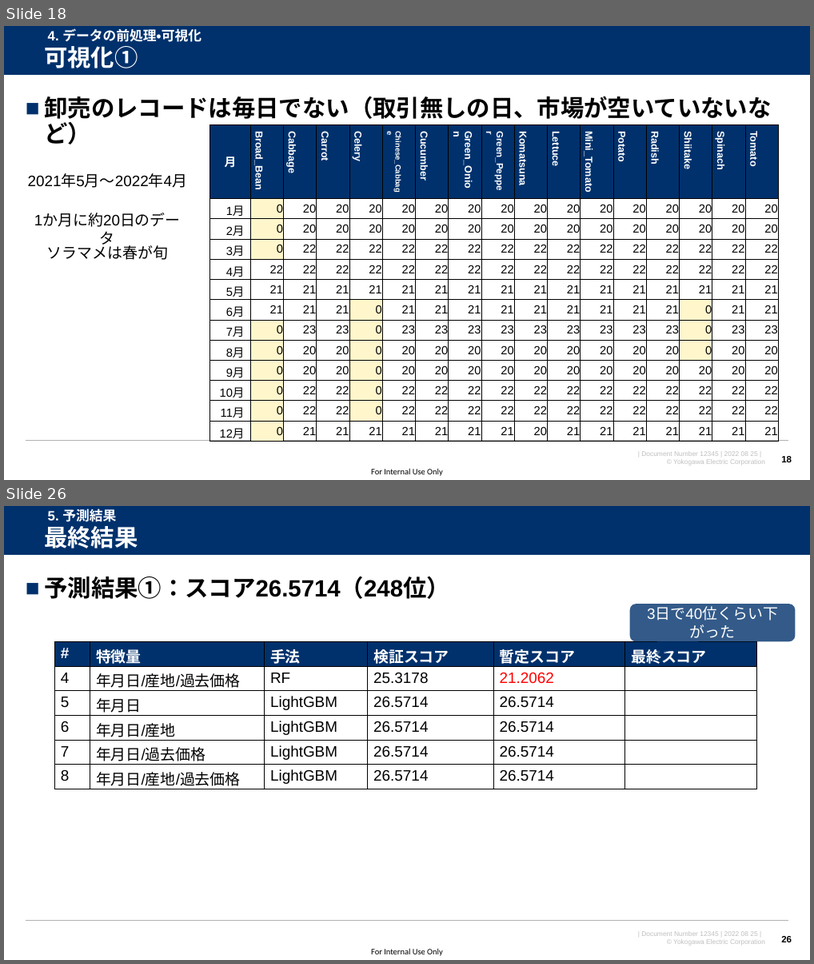
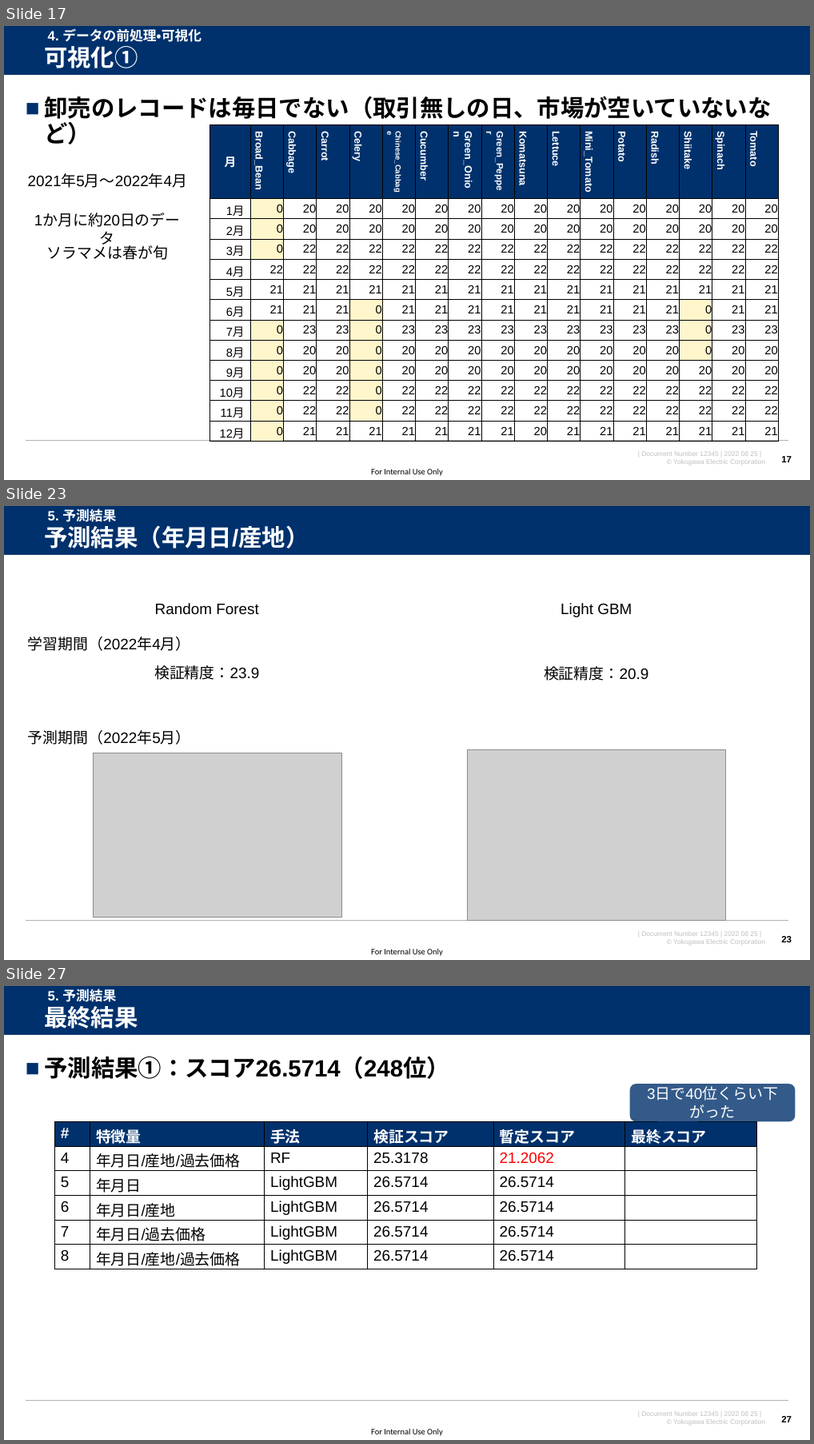
Before and after one commit to watarukumagai-git/opt, a slide deck: MMW/20220825_MMW_kumagai_rev.0.pptx. Shown one above the other, each under a label of ours: slides 18 and 26 before the commit, slides 17, 23 and 27 after it; the slides between them are not shown. The pictures are 814x964 and 814x1444 pixels, drawn with LibreOffice and Linux fonts; fonts in the diff are those of the drawing; grey boxes stand for pictures; background and template pictures are left out. Boxes give left, top, right and bottom in pixels: in the first picture for what was removed or moved away, otherwise in the second. Text is boxed around its words. In the diff, an @@ line names an element or a change of style, - is before the commit and + after.

```diff
--- a/MMW/20220825_MMW_kumagai_rev.0.pptx
+++ b/MMW/20220825_MMW_kumagai_rev.0.pptx
@@ slide 23 added at box(4, 506, 810, 960), background #FFFFFF; not listed: 5 template elements that a slide beside it also shows @@
@@ title added at box(44, 526, 309, 548), 28 pt, text #FFFFFF, bold @@
+予測結果（年月日/産地）
@@ text added at box(48, 508, 116, 522), 16 pt, text #FFFFFF, bold @@
+5. 予測結果
@@ text added at box(155, 603, 259, 615), 18 pt, text #000000 @@
+Random Forest
@@ text added at box(561, 603, 632, 617), 18 pt, text #000000 @@
+Light GBM
@@ text added at box(28, 636, 191, 651), 18 pt, text #000000 @@
+学習期間（2022年4月）
@@ text added at box(154, 665, 259, 680), 18 pt, text #000000 @@
+検証精度：23.9
@@ text added at box(544, 666, 649, 680), 18 pt, text #000000 @@
+検証精度：20.9
@@ text added at box(28, 730, 191, 744), 18 pt, text #000000 @@
+予測期間（2022年5月）
@@ picture added at box(94, 753, 342, 917) @@
@@ picture added at box(467, 750, 726, 920) @@
@@ page number added at box(782, 936, 792, 942), 11 pt, text #000000, bold @@
+23
@@ what was slide 18 is now slide 17 @@
@@ page number at box(782, 456, 792, 462): text changed @@
-18
+17
@@ what was slide 26 is now slide 27 @@
@@ page number at box(782, 1416, 792, 1422): text changed @@
-26
+27
```
Also in this commit, not shown: 11 slides changed, 4 other slides added, 4 slides removed.
